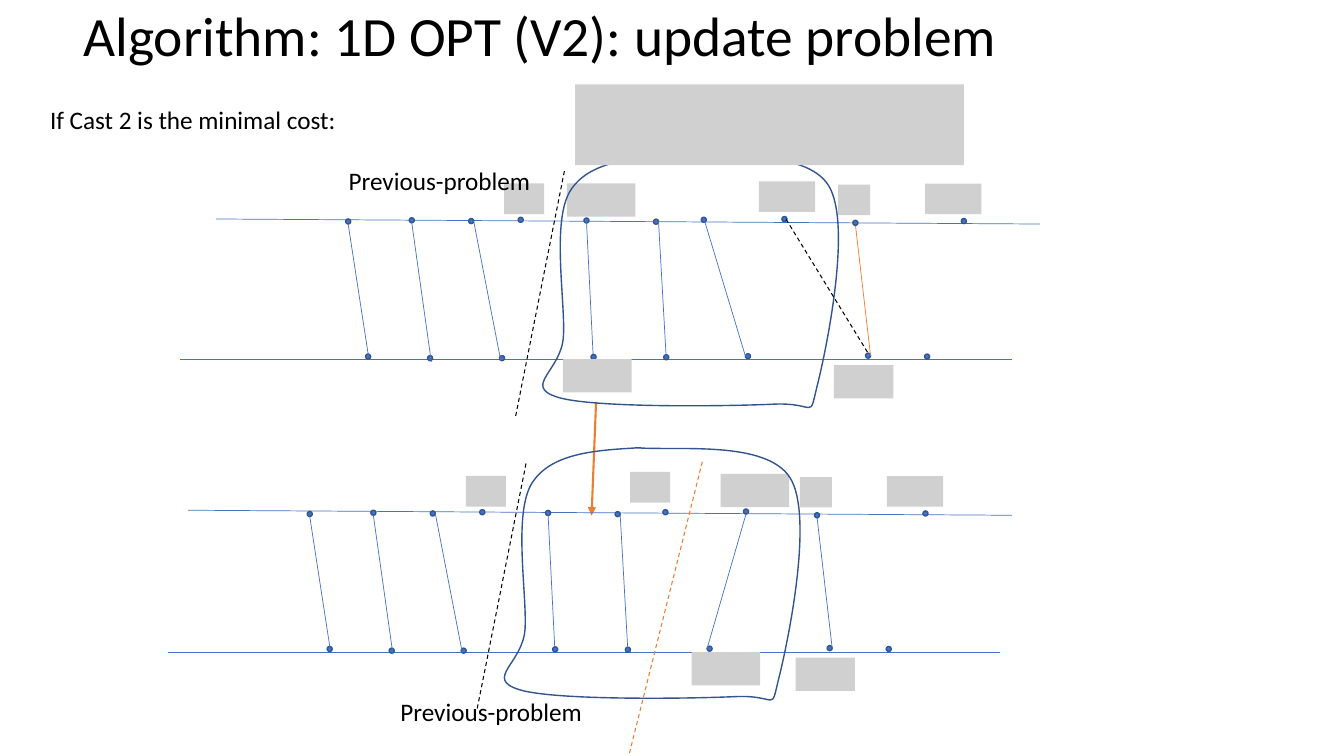
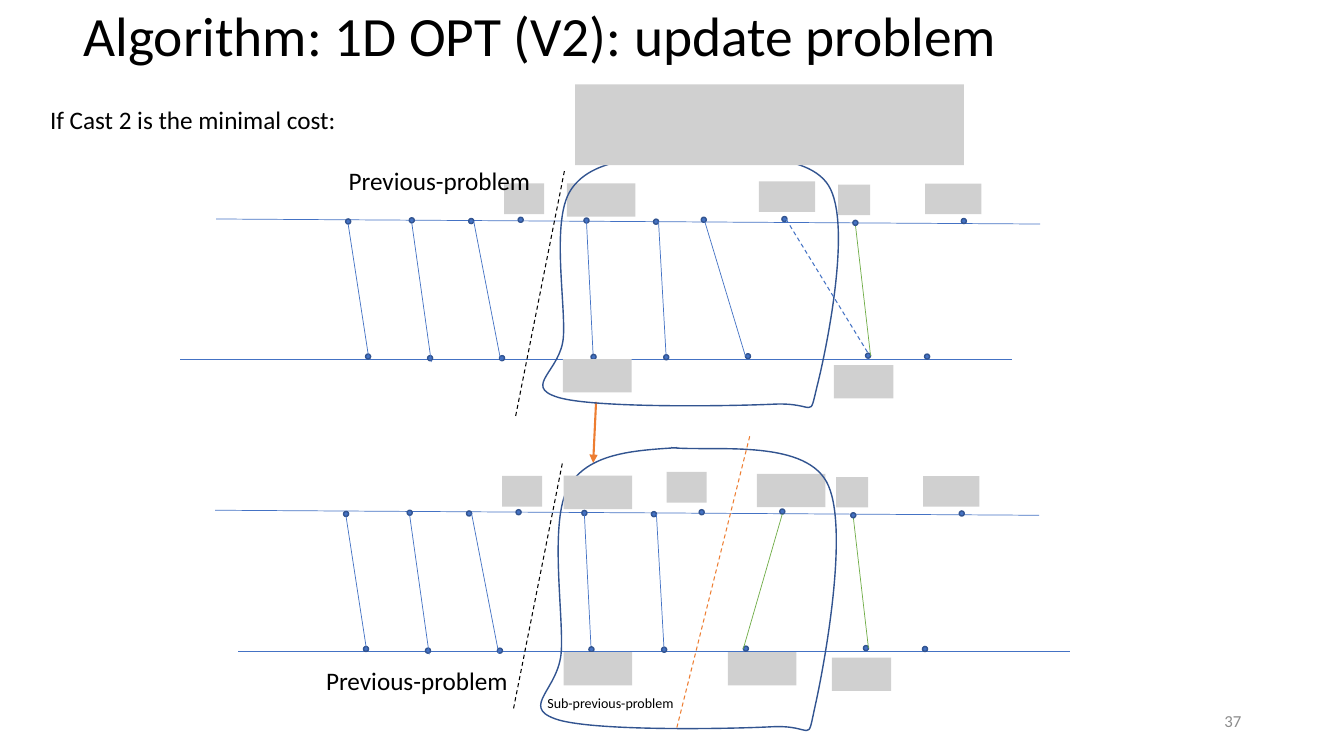
Before and after one commit to yikun-baio/sliced_opt, a slide deck: slide 37 of Sliced Optimal Partial Transport/report/OPT_Yikun.pptx. Drawn at 1344x756 pixels with LibreOffice and Linux fonts; fonts in the diff are those of the drawing; grey boxes stand for pictures. Boxes give left, top, right and bottom in pixels: in the first picture for what was removed or moved away, otherwise in the second. Text is boxed around its words. In the diff, an @@ line names an element or a change of style, - is before the commit and + after.

```diff
--- a/Sliced Optimal Partial Transport/report/OPT_Yikun.pptx
+++ b/Sliced Optimal Partial Transport/report/OPT_Yikun.pptx
@@ line (786, 220) - (868, 353): stroke #000000 0.75 pt dashed to #4472C4 0.75 pt dashed @@
@@ line (856, 225) - (871, 356): stroke #ED7D31 0.5 pt to #70AD47 0.5 pt @@
@@ arrow moved from (596, 402) - (592, 515) to (596, 402) - (593, 463) @@
@@ freeform shape: place and size @@
-freeform shape at (504, 448, 800, 700)
+freeform shape at (540, 448, 836, 731)
@@ line moved from (703, 462) - (629, 756) to (750, 437) - (677, 731) @@
@@ picture removed at (466, 476, 506, 507) @@
@@ picture added at (502, 476, 542, 507) @@
@@ picture added at (564, 476, 632, 509) @@
@@ picture removed at (630, 472, 670, 503) @@
@@ picture added at (666, 472, 707, 503) @@
@@ line moved from (188, 510) - (1012, 515) to (215, 510) - (1040, 515) @@
@@ line (782, 514) - (743, 649): stroke #4472C4 0.5 pt to #70AD47 0.5 pt @@
@@ 18 ellipses, 8 lines, 5 pictures: place and size @@
-18 ellipses, 8 lines, 5 pictures at (308, 464, 944, 712)
+18 ellipses, 8 lines, 5 pictures at (344, 464, 980, 712)
@@ line (854, 517) - (869, 648): stroke #4472C4 0.5 pt to #70AD47 0.5 pt @@
@@ line moved from (168, 652) - (1000, 652) to (238, 651) - (1070, 651) @@
@@ picture added at (564, 652, 632, 686) @@
@@ text "Previous-problem": place and size @@
-text "Previous-problem" at (400, 700, 581, 725)
+text "Previous-problem" at (326, 672, 507, 694)
@@ text added at (547, 698, 673, 711), 10 pt, text #000000 @@
+Sub-previous-problem
@@ page number added at (1224, 716, 1241, 727), 12 pt, text #8C8C8C @@
+37
```
Also in this commit, not shown: 48 other slides changed, 5 slides added, 23 other files.
